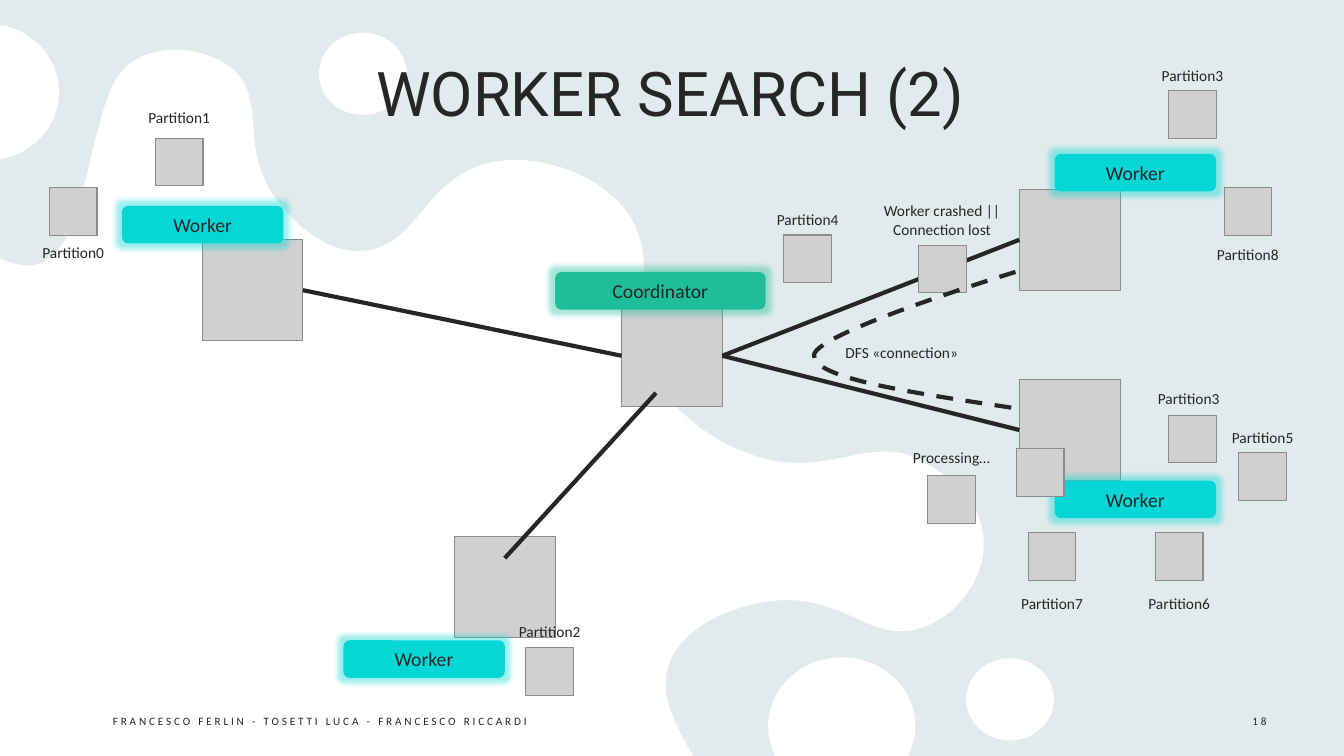
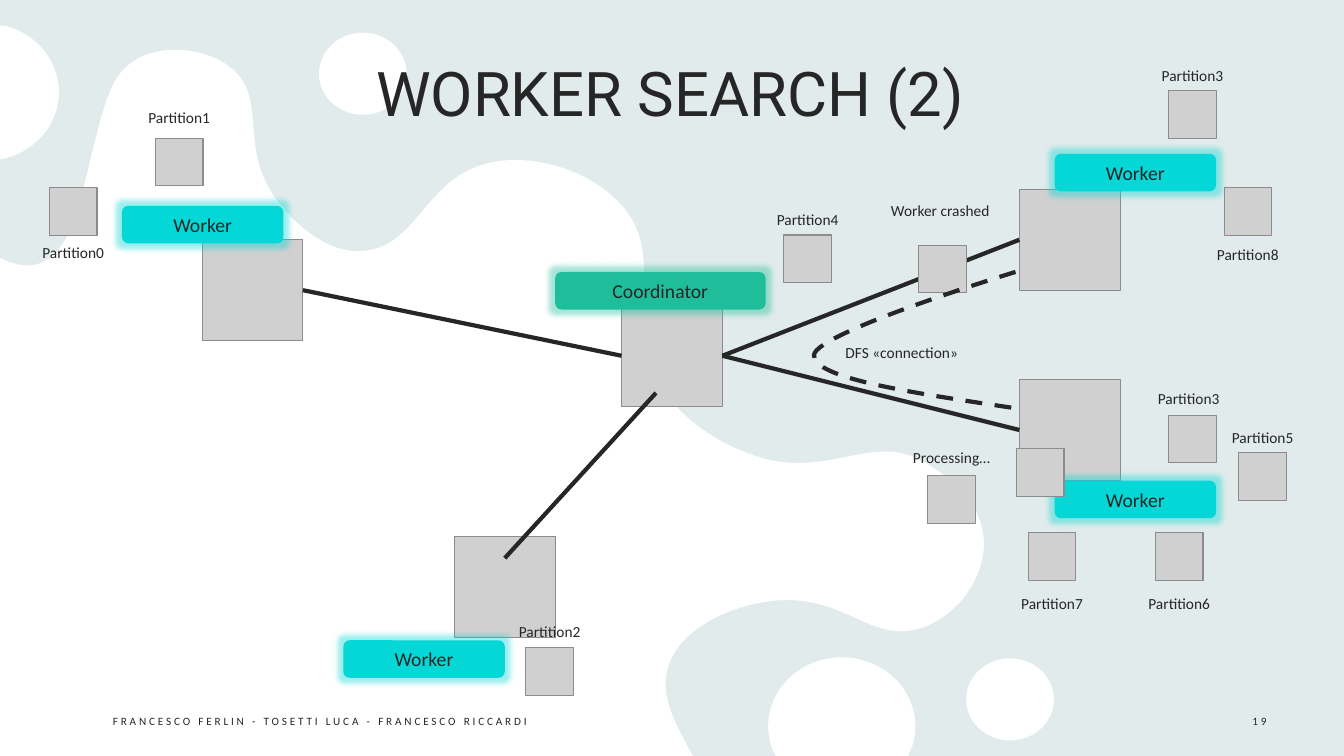
Before and after one commit to Furrrlo/dataflow-platform, a slide deck: slide 19 of DATAFLOW-PLATFORM.pptx (slide 18 before the commit). Drawn at 1344x756 pixels with LibreOffice and Linux fonts; fonts in the diff are those of the drawing; grey boxes stand for pictures. Boxes give left, top, right and bottom in pixels: in the first picture for what was removed or moved away, otherwise in the second. Text is boxed around its words. In the diff, an @@ line names an element or a change of style, - is before the commit and + after.

```diff
--- a/DATAFLOW-PLATFORM.pptx
+++ b/DATAFLOW-PLATFORM.pptx
@@ text at box(891, 205, 990, 216): text changed @@
-Worker crashed || Connection lost
+Worker crashed
@@ page number at box(1252, 718, 1266, 725): text changed @@
-18
+19
```
Also in this commit, not shown: 16 other slides changed, 1 slide added, 1 other file.
